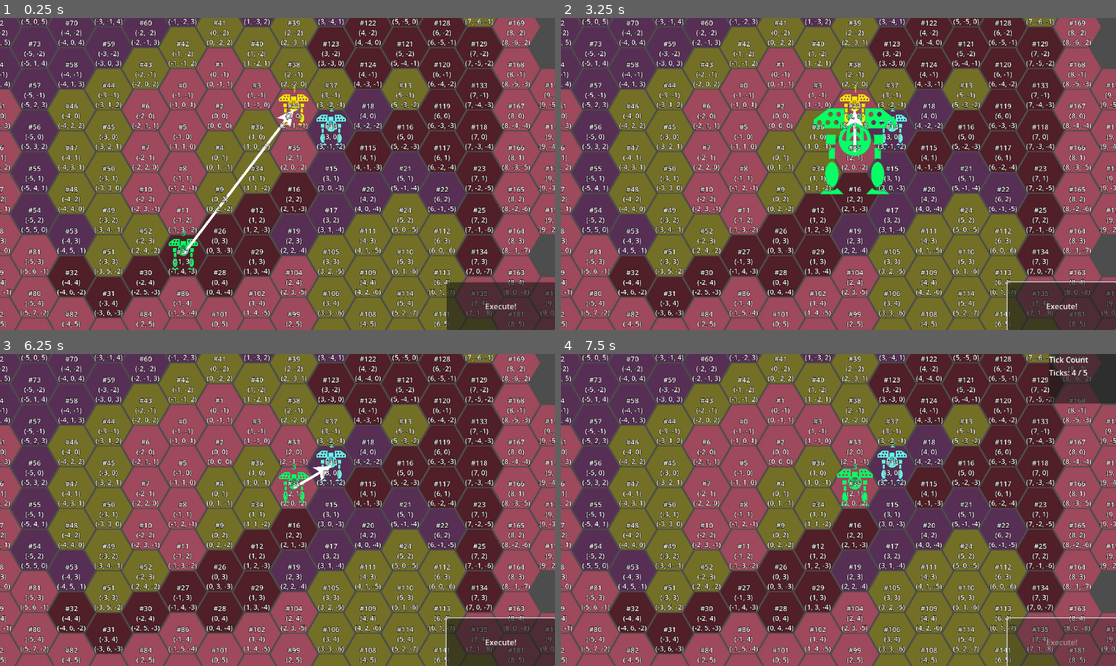
Above: before the commit, frames 1-4 (two rows, left to right).
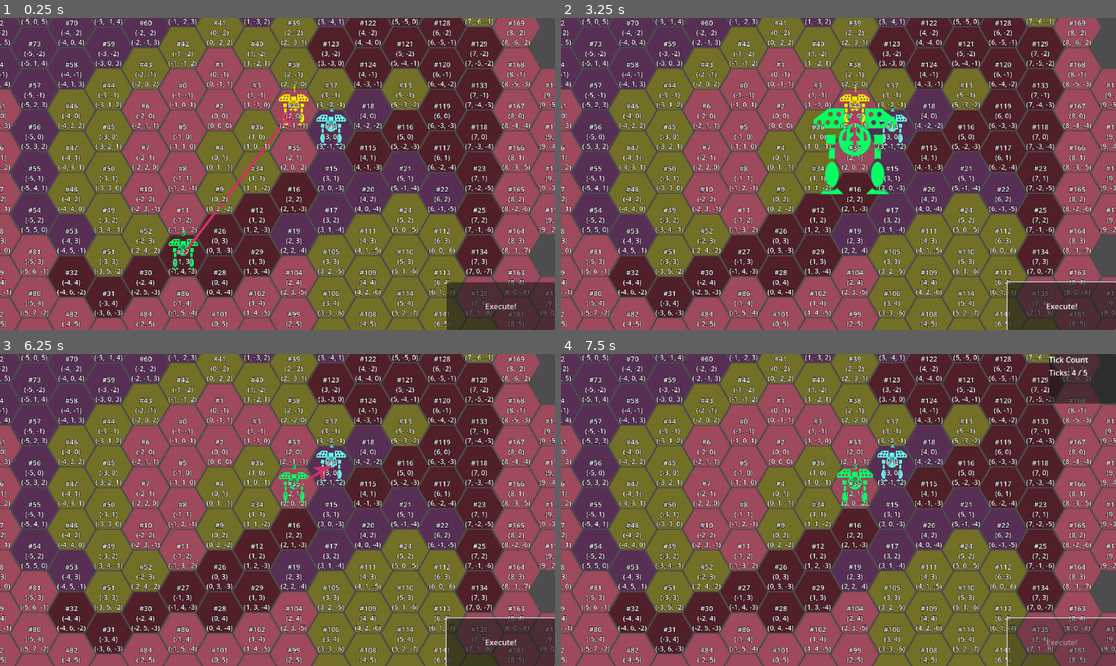
Above: after the commit, the same moments.

Repository: ArokhSlade/confetticore
Game: Godot game, scene res://game/game.tscn
The game is run twice, just before and just after one commit, with the same random seed, the same clock (stepped at 60 frames per second) and the same inputs.
Inputs (mouse positions are in pixels of both pictures, inside the frame that each line leads up to):
- Up to frame 1 (0.25 s): no input
- Up to frame 2 (3.25 s): click "Execute!" at 0.5 s; move the mouse to (960, 158) at 1.27 s; press the mouse at (960, 158) at 1.28 s; tap Enter at 2 s; move the mouse to (727, 189) at 2.02 s; release the mouse at (727, 189) at 2.03 s; right-click (727, 189) at 2.1 s; click (727, 189) at 2.17 s; move the mouse to (894, 105) at 2.77 s; press the mouse at (894, 105) at 2.78 s
- Up to frame 3 (6.25 s): release the mouse at (333, 441) at 3.5 s; click "Execute!" at 3.5 s; move the mouse to (249, 572) at 4.27 s; right-click (249, 572) at 4.35 s; click (249, 572) at 4.42 s; tap Space at 5 s; move the mouse to (444, 556) at 5.02 s; press the mouse at (444, 556) at 5.03 s; move the mouse to (111, 463) at 5.77 s; release the mouse at (111, 463) at 5.78 s; right-click (111, 463) at 5.85 s; click (111, 463) at 5.92 s
- Up to frame 4 (7.5 s): click "Execute!" at 6.5 s; move the mouse to (866, 510) at 7.27 s; press the mouse at (866, 510) at 7.28 s

The runs differ from the first frame. In frame 1, 0.3% of the frame differs, in the area x 32-54%, y 29-76%; in frame 2, 0.1%; in frame 3, 0.1%; in frame 4, nothing differs.

Commit message:
201 - working OrderVisualizerFactory
- creates null objects for units without orders.
- order visualizer code is somewhat gnarly.

Diff:
--- a/ui/hud/order_visualizer/arrow_order_visualizer.gd
+++ b/ui/hud/order_visualizer/arrow_order_visualizer.gd
@@ -6,17 +6,20 @@
 @export var start_position : Vector2i :
 	set(value):
 		start_position = value
-		arrow.from = start_position
+		if is_inside_tree():
+			arrow.from = start_position
 
 @export var target_position : Vector2i :
 	set(value):
 		target_position = value
-		arrow.to = target_position
+		if is_inside_tree():
+			arrow.to = target_position
 
 @export var color : Color :
 	set(value):
 		color = value
-		arrow.modulate = color
+		if is_inside_tree():
+			arrow.modulate = color
 
 func _ready():
 	refresh_values()
@@ -25,3 +28,4 @@
 	start_position = start_position
 	target_position = target_position
 	color = color
+	arrow.update_positions()
--- a/ui/hud/order_visualizer/idle_order_visualizer.gd
+++ b/ui/hud/order_visualizer/idle_order_visualizer.gd
@@ -1 +1 @@
-extends OrderVisualizer
+extends "res://ui/hud/order_visualizer/null_order_visualizer.gd"
--- a/ui/hud/order_visualizer/idle_order_visualizer.tscn
+++ b/ui/hud/order_visualizer/idle_order_visualizer.tscn
@@ -2,5 +2,5 @@
 
 [ext_resource type="Script" uid="uid://d2if50q7cjapl" path="res://ui/hud/order_visualizer/idle_order_visualizer.gd" id="1_gltwa"]
 
-[node name="IdleOrderVisualizer" type="Node"]
+[node name="IdleOrderVisualizer" type="Node2D"]
 script = ExtResource("1_gltwa")
--- a/ui/hud/order_visualizer/order_visualizer_factory.gd
+++ b/ui/hud/order_visualizer/order_visualizer_factory.gd
@@ -2,15 +2,31 @@
 class_name OrderVisualizerFactory
 
 const NullOrderVisualizer = preload("res://ui/hud/order_visualizer/null_order_visualizer.tscn")
+const IdleOrderVisualizer = preload("res://ui/hud/order_visualizer/idle_order_visualizer.tscn")
+const MoveOrderVisualizer = preload("res://ui/hud/order_visualizer/move_order_visualizer.tscn")
+const AttackOrderVisualizer = preload("res://ui/hud/order_visualizer/attack_order_visualizer.tscn")
 
 func create_order_visualizer(in_order):
-
 	var result = null
 
 	if in_order == null:
 		result = NullOrderVisualizer.instantiate()
+
 	elif in_order is IdleOrder:
 		result = IdleOrderVisualizer.instantiate()
+
+	elif in_order is MoveOrder:
+		result = MoveOrderVisualizer.instantiate()
+		result.start_position = in_order.executor.global_position
+
+		#HACK(ArokhSlade, 2025 09 29): is there a better way to get the target position? should this factory have access to the HexMap? should executor be required to expose a HexMap?
+		var HACK_hex_map = in_order.executor.hex_map
+		result.target_position = HACK_hex_map.hex_to_global(in_order.target)
+
+	elif in_order is AttackOrder:
+		result = AttackOrderVisualizer.instantiate()
+		result.start_position = in_order.executor.global_position
+		result.target_position = in_order.target.global_position
 
 	result.order = in_order
 
--- a/ui/hud/world_space_hud.gd
+++ b/ui/hud/world_space_hud.gd
@@ -3,6 +3,7 @@
 
 @export var arrow_scene : PackedScene
 @export var order_visualizers : Node2D
+@export var order_visualizer_factory : OrderVisualizerFactory
 
 const Arrow = preload("res://ui/arrow/arrow.gd")
 
@@ -10,8 +11,7 @@
 	_reset_order_visualizers()
 	for order in orders:
 		var order_visualizer = create_order_visualizer(order)
-		if order_visualizer != null:
-			order_visualizers.add_child(order_visualizer)
+		order_visualizers.add_child(order_visualizer)
 	order_visualizers.show()
 
 func hide_order_visualizers():
@@ -23,17 +23,6 @@
 		arrow.queue_free()
 
 func create_order_visualizer(order):
-	if order == null or order is IdleOrder:
-		return null
-
-	var arrow : Arrow = arrow_scene.instantiate()
-	arrow.from = order.executor.global_position
-	#HACK(ArokhSlade, 2025 09 29): hud is not supposed to know about orders or hexmap
-	var HACK_hex_map = order.executor.hex_map
-	if order is MoveOrder:
-		arrow.to = HACK_hex_map.hex_to_global(order.target)
-	elif order is AttackOrder:
-		arrow.to = order.target.global_position
-	arrow.from = arrow.to_local(arrow.from)
-	arrow.to = arrow.to_local(arrow.to)
-	return arrow
+	var result = order_visualizer_factory.create_order_visualizer(order)
+	assert (result != null)
+	return result
--- a/ui/hud/world_space_hud.tscn
+++ b/ui/hud/world_space_hud.tscn
@@ -1,11 +1,15 @@
-[gd_scene load_steps=3 format=3 uid="uid://bky37aepocyi8"]
+[gd_scene load_steps=4 format=3 uid="uid://bky37aepocyi8"]
 
 [ext_resource type="Script" uid="uid://dpgrv3e6afqc4" path="res://ui/hud/world_space_hud.gd" id="1_8xmys"]
 [ext_resource type="PackedScene" uid="uid://bl1tqe4rawspk" path="res://ui/arrow/arrow.tscn" id="2_42cr1"]
+[ext_resource type="PackedScene" uid="uid://cir8l7nehtkmh" path="res://ui/hud/order_visualizer/order_visualizer_factory.tscn" id="3_42cr1"]
 
-[node name="WorldSpaceHUD" type="Node2D" node_paths=PackedStringArray("order_visualizers")]
+[node name="WorldSpaceHUD" type="Node2D" node_paths=PackedStringArray("order_visualizers", "order_visualizer_factory")]
 script = ExtResource("1_8xmys")
 arrow_scene = ExtResource("2_42cr1")
 order_visualizers = NodePath("OrderVisualizers")
+order_visualizer_factory = NodePath("OrderVisualizerFactory")
 
 [node name="OrderVisualizers" type="Node2D" parent="."]
+
+[node name="OrderVisualizerFactory" parent="." instance=ExtResource("3_42cr1")]
